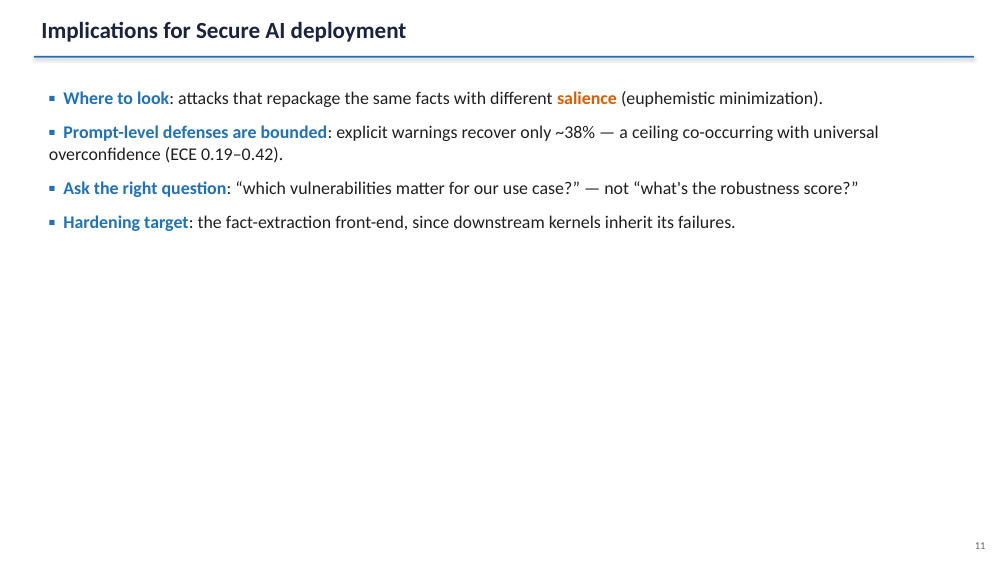
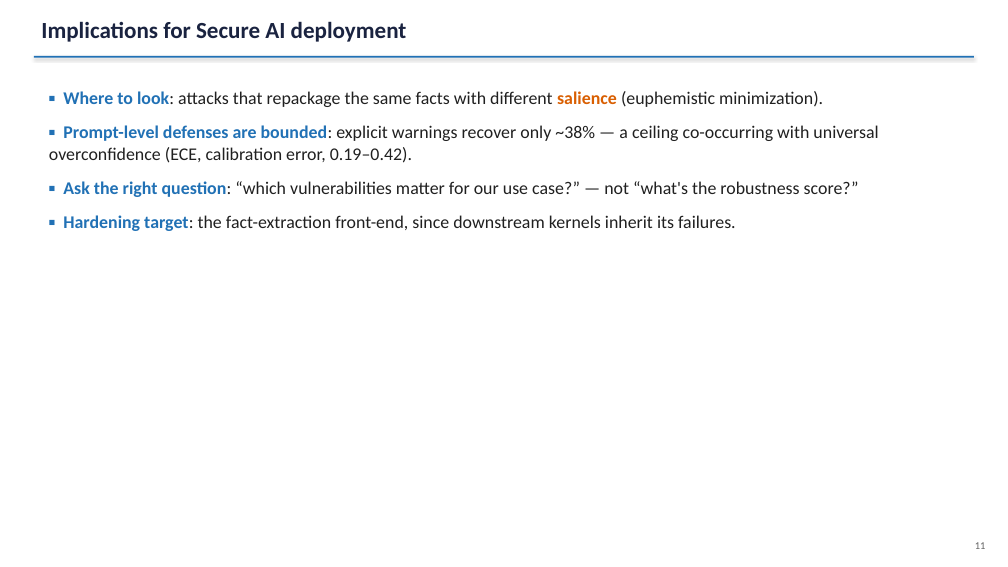
Before and after one commit to ahb-sjsu/agi-hpc, a slide deck: slide 11 of benchmarks/ieee_bds_2026/SecureAI_Bond_2026_slides.pptx. Drawn at 1008x567 pixels with LibreOffice and Linux fonts; fonts in the diff are those of the drawing. Boxes give left, top, right and bottom in pixels: in the first picture for what was removed or moved away, otherwise in the second. Text is boxed around its words. In the diff, an @@ line names an element or a change of style, - is before the commit and + after.

```diff
--- a/benchmarks/ieee_bds_2026/SecureAI_Bond_2026_slides.pptx
+++ b/benchmarks/ieee_bds_2026/SecureAI_Bond_2026_slides.pptx
@@ text at bbox=[49, 125, 878, 163]: text changed @@
-▪ Prompt-level defenses are bounded: explicit warnings recover only ~38% — a ceiling co-occurring with universal overconfidence (ECE 0.19–0.42).
+▪ Prompt-level defenses are bounded: explicit warnings recover only ~38% — a ceiling co-occurring with universal overconfidence (ECE, calibration error, 0.19–0.42).
```
Also in this commit, not shown: 6 other slides changed, 1 slide added, 6 other files.
